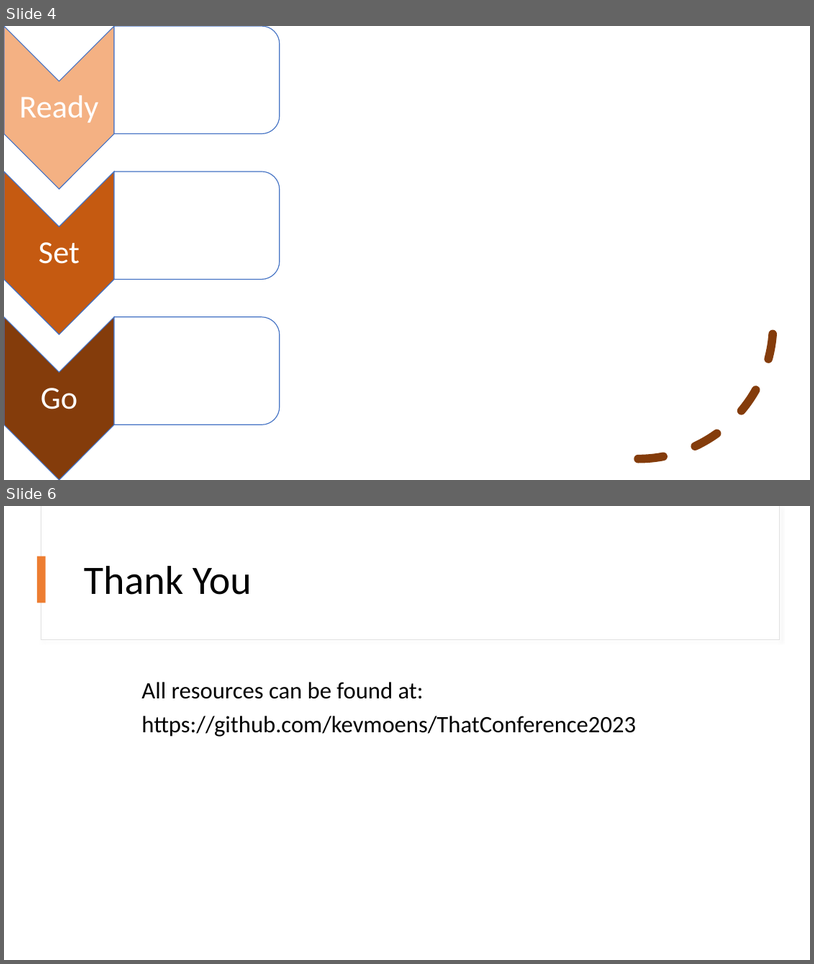
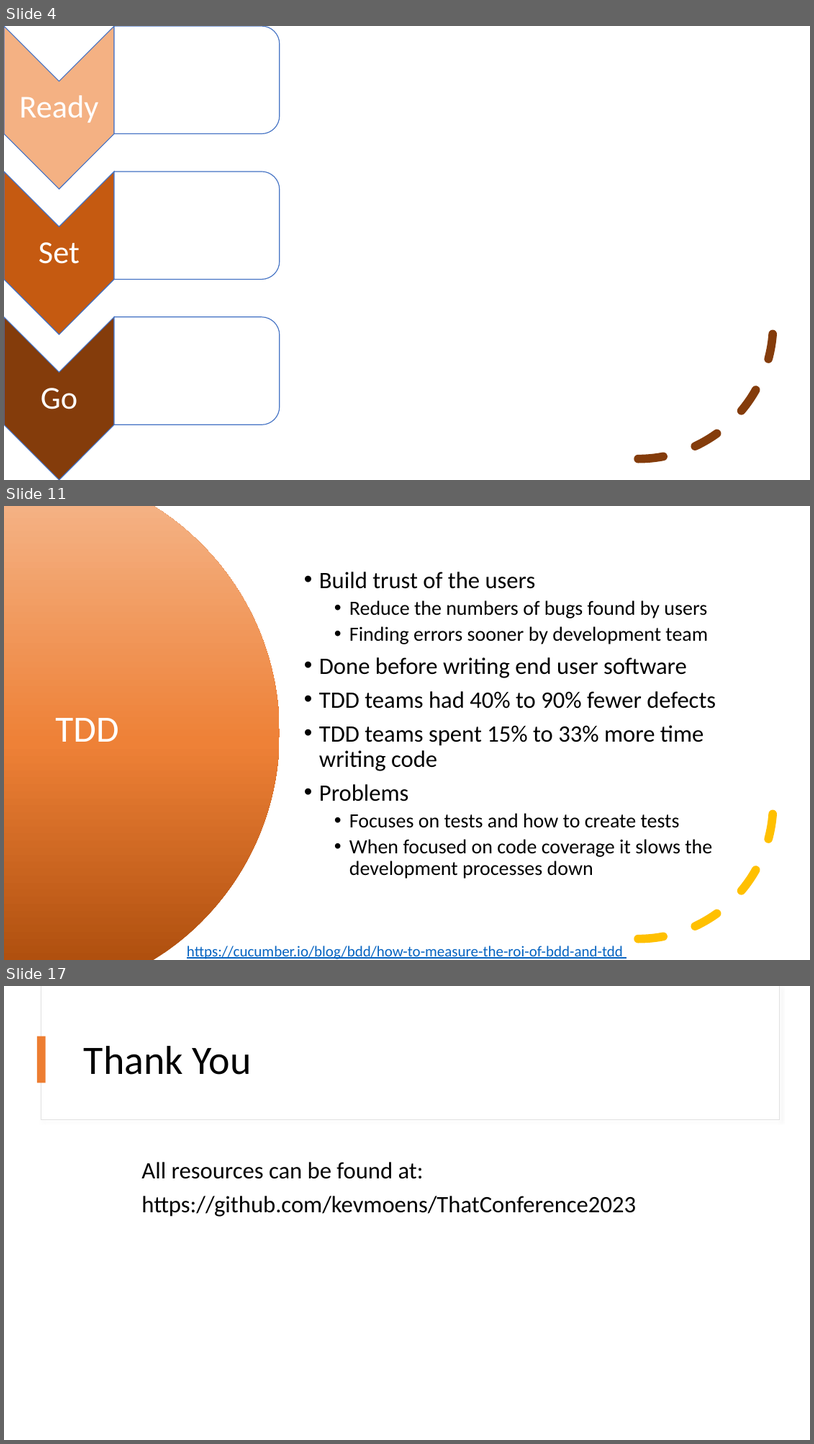
Before and after one commit to kevmoens/ThatConference2023, a slide deck: ThatConference2023.pptx. Shown one above the other, each under a label of ours: slides 4 and 6 before the commit, slides 4, 11 and 17 after it; the slides between them are not shown. The pictures are 814x964 and 814x1444 pixels, drawn with LibreOffice and Linux fonts; fonts in the diff are those of the drawing. Boxes give left, top, right and bottom in pixels: in the first picture for what was removed or moved away, otherwise in the second. Text is boxed around its words. In the diff, an @@ line names an element or a change of style, - is before the commit and + after.

```diff
--- a/ThatConference2023.pptx
+++ b/ThatConference2023.pptx
@@ slide 11 added at (4,506,810,960), background #FFFFFF @@
@@ freeform shape added at (4,506,280,960), fill gradient #B0500F to #EE8137 to #F4B183 @@
@@ text added at (319,572,716,878), 24 pt, text #000000 @@
+• Build trust of the users
+  • Reduce the numbers of bugs found by users
+  • Finding errors sooner by development team
+• Done before writing end user software
+• TDD teams had 40% to 90% fewer defects
+• TDD teams spent 15% to 33% more time writing code
+• Problems
+  • Focuses on tests and how to create tests
+  • When focused on code coverage it slows the development processes down
@@ arc (boxed as its full ellipse) added at (504,669,774,939), outline #FFC000 10 pt dashed @@
@@ title added at (55,718,118,741), 44 pt, text #FFFFFF @@
+TDD
@@ text added at (187,945,623,959), 18 pt, text #0563C1, underline @@
+https://cucumber.io/blog/bdd/how-to-measure-the-roi-of-bdd-and-tdd
@@ what was slide 6 is now slide 17 @@
```
Also in this commit, not shown: 11 other slides added, 1 slide removed, 2 other files.
